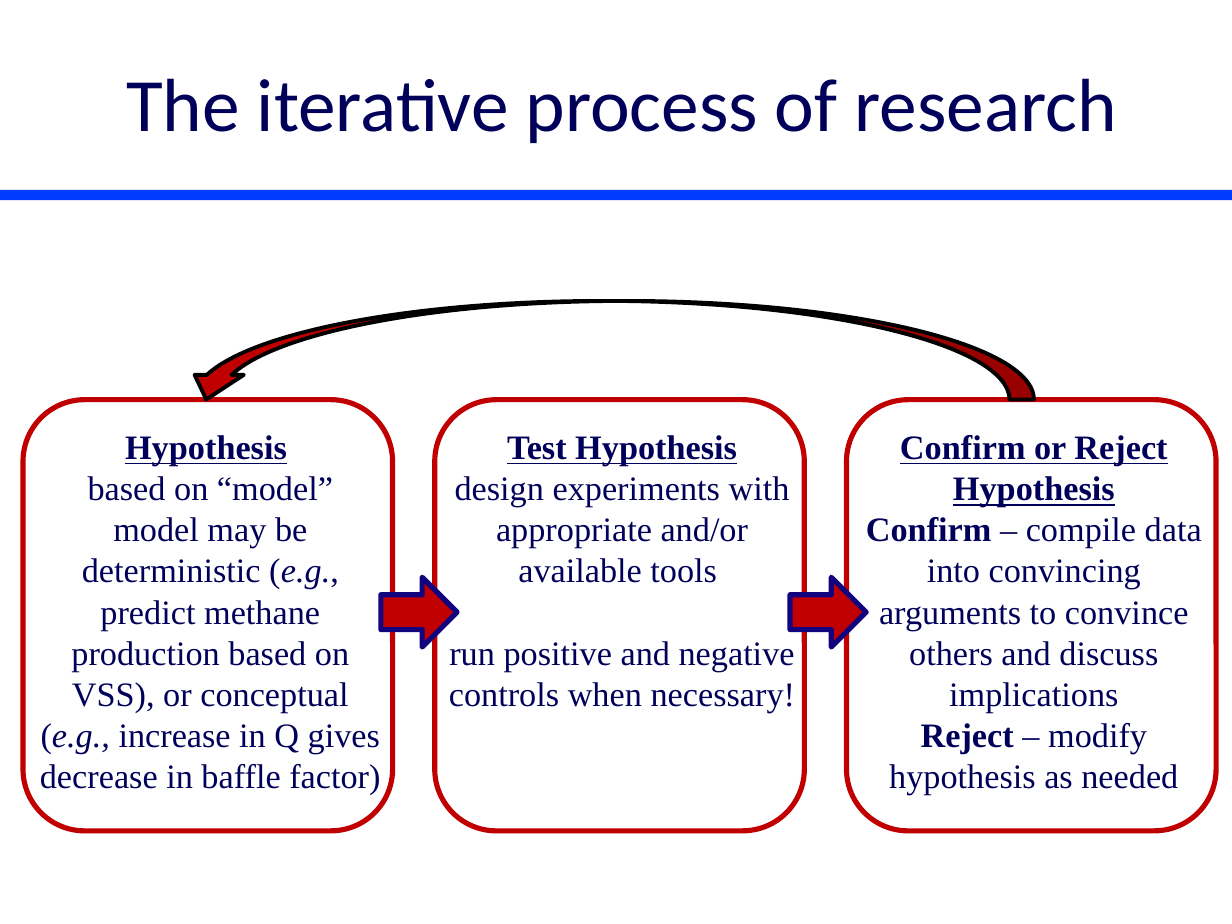
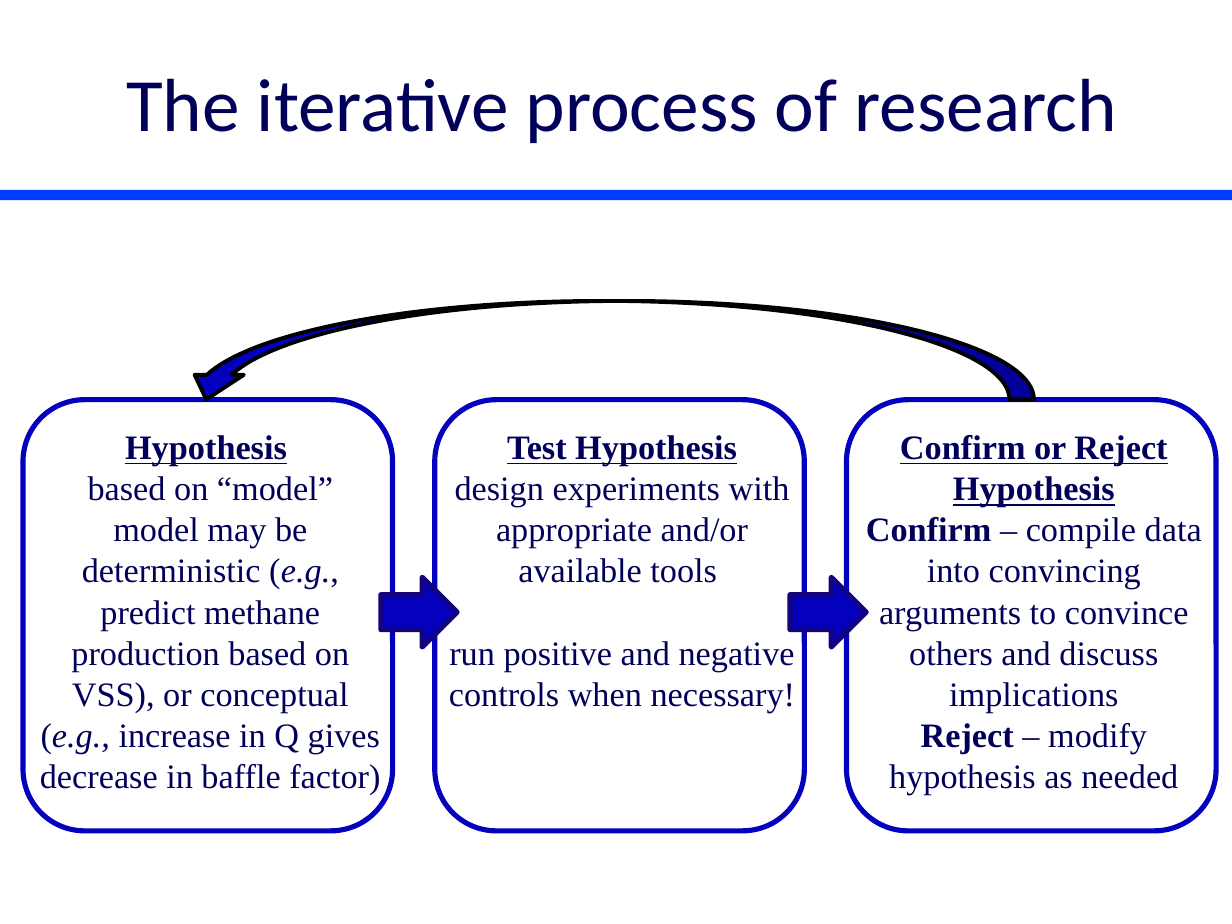
Before and after one commit to monroews/CEE4530, a slide deck: slide 2 of website/pptx/Project_Ideas.pptx. Drawn at 1232x924 pixels with LibreOffice and Linux fonts; fonts in the diff are those of the drawing. Boxes give left, top, right and bottom in pixels: in the first picture for what was removed or moved away, otherwise in the second. Text is boxed around its words. In the diff, an @@ line names an element or a change of style, - is before the commit and + after.

```diff
--- a/website/pptx/Project_Ideas.pptx
+++ b/website/pptx/Project_Ideas.pptx
@@ fill #C00000 to #0300BE in 3 elements at bbox=[381, 578, 457, 648], bbox=[790, 578, 866, 648], bbox=[181, 301, 1034, 399] @@
@@ outline #C00000 3 pt to #0300BE 3 pt in 3 elements at bbox=[23, 399, 393, 830], bbox=[435, 399, 804, 830], bbox=[846, 399, 1216, 830] @@
```
Also in this commit, not shown: 6 other slides changed, 4 slides added.
